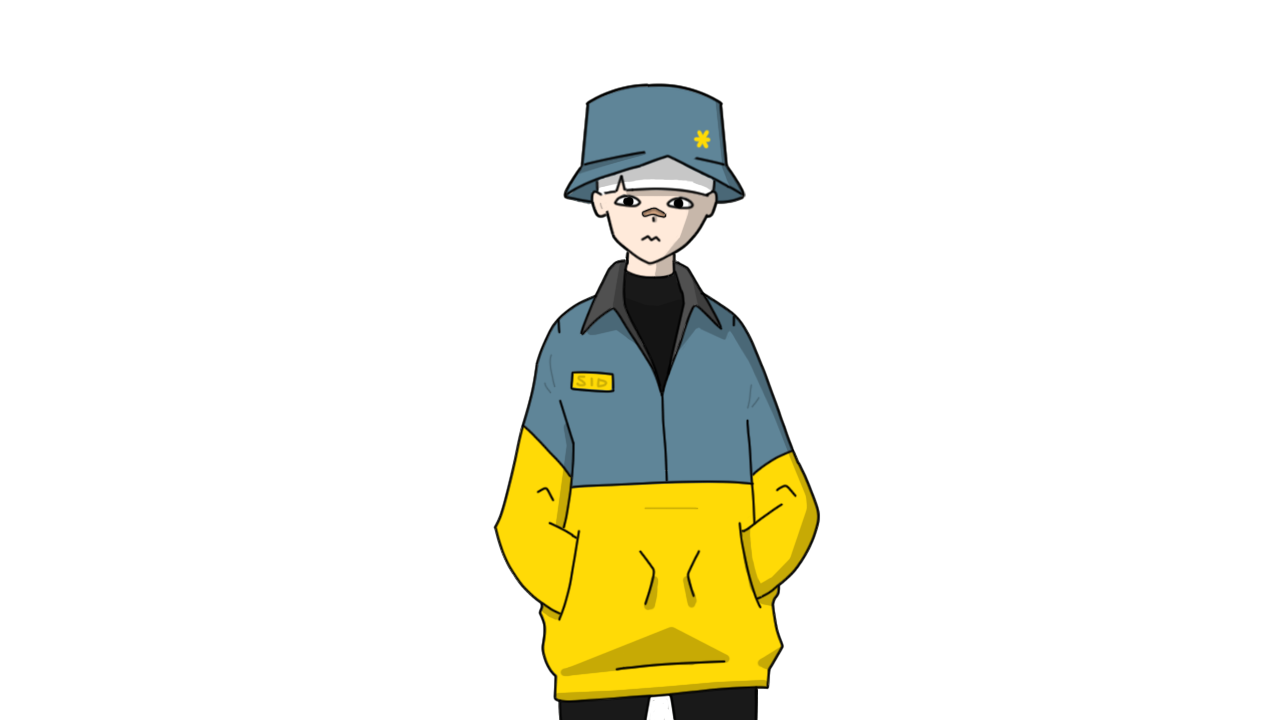
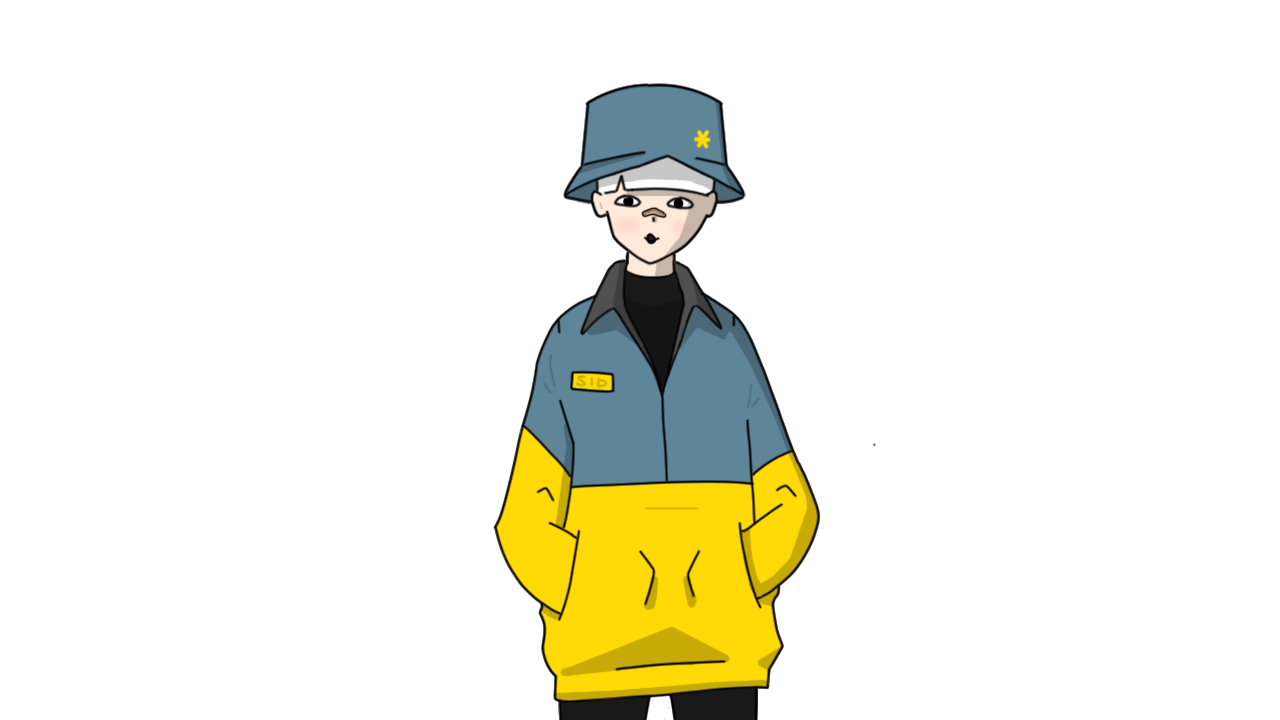
The second 1280×720 image is a revision of the first. Changes to its layers:
added layer "Layer 16" above "Layer 13" over (643, 235, 661, 244)
hid "Layer 13" over (640, 234, 662, 243)
added layer "Layer 15" (13%) above "Layer 14" over (611, 215, 691, 244)
showed "Layer 14" over (645, 232, 876, 447)
